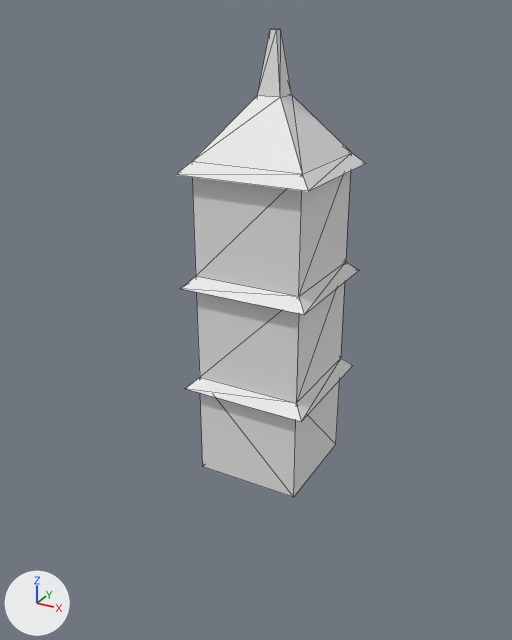
A saved change to the glTF model modelo.glb.
Both versions are drawn from a 50 mm camera at (5.57, -10.76, 8.3) aimed at (-0.09, -0.47, 3.15). Every picture has the same lights, and +X, +Y and +Z are marked at lower left. Mesh edges are drawn as thin lines. Vertices at the same position are counted once.

Script lines for the objects in view, before the commit:
```python
me_cube = bpy.data.meshes.new('Cube')
me_cube.from_pydata(...)  # 36 vertices, 68 faces; spans x -1.2..1.2, y -1.2..1.2, z -1.0..7.0
me_cube.materials.append(mat_material)  # white #e7e7e7
ob_cube = bpy.data.objects.new('Cube', me_cube)
ob_cube.location = (0.0, 0.0, 1.0)
```
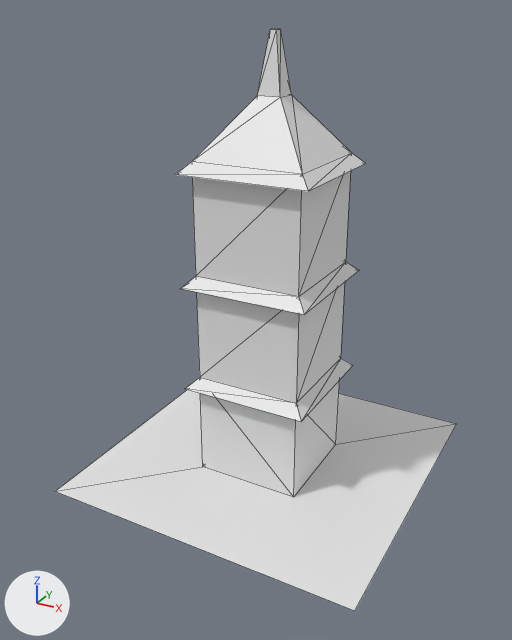
Where the newer file only moved an object's origin or applied its transform, the numbers keep the older frame.

Boxes [x1, y1, x2, y2] around the edits, measured in the pictures (512 x 640 px):
'Cube', reshaped (112% wider, 24% taller)
    before: [176, 29, 365, 497]
    after: [55, 29, 456, 611]
part 1 of me_cube, added
    after: [55, 390, 456, 611]

The change, as a list of edits to the scene's bpy script:
```text
Change me_cube:
    where me_cube.from_pydata(...)  # 36 vertices, 68 faces; spans x -1.2..1.2, y -1.2..1.2, z -1.0..7.0
    used by ob_cube; location = (0.0, 0.0, 1.0)
    verts and faces of me_cube; kept vertices keep their numbers, new ones are numbered from 36
    me_cube part 1
    add verts[36] = (-3.0, -3.0, -1.0)  # pixel (55, 491)
    add verts[37] = (3.0, -3.0, -1.0)  # pixel (354, 610)
    add verts[38] = (-3.0, 3.0, -1.0)
    add verts[39] = (3.0, 3.0, -1.0)  # pixel (456, 423)
    add faces += [(36, 37, 39), (36, 39, 38)]
```
